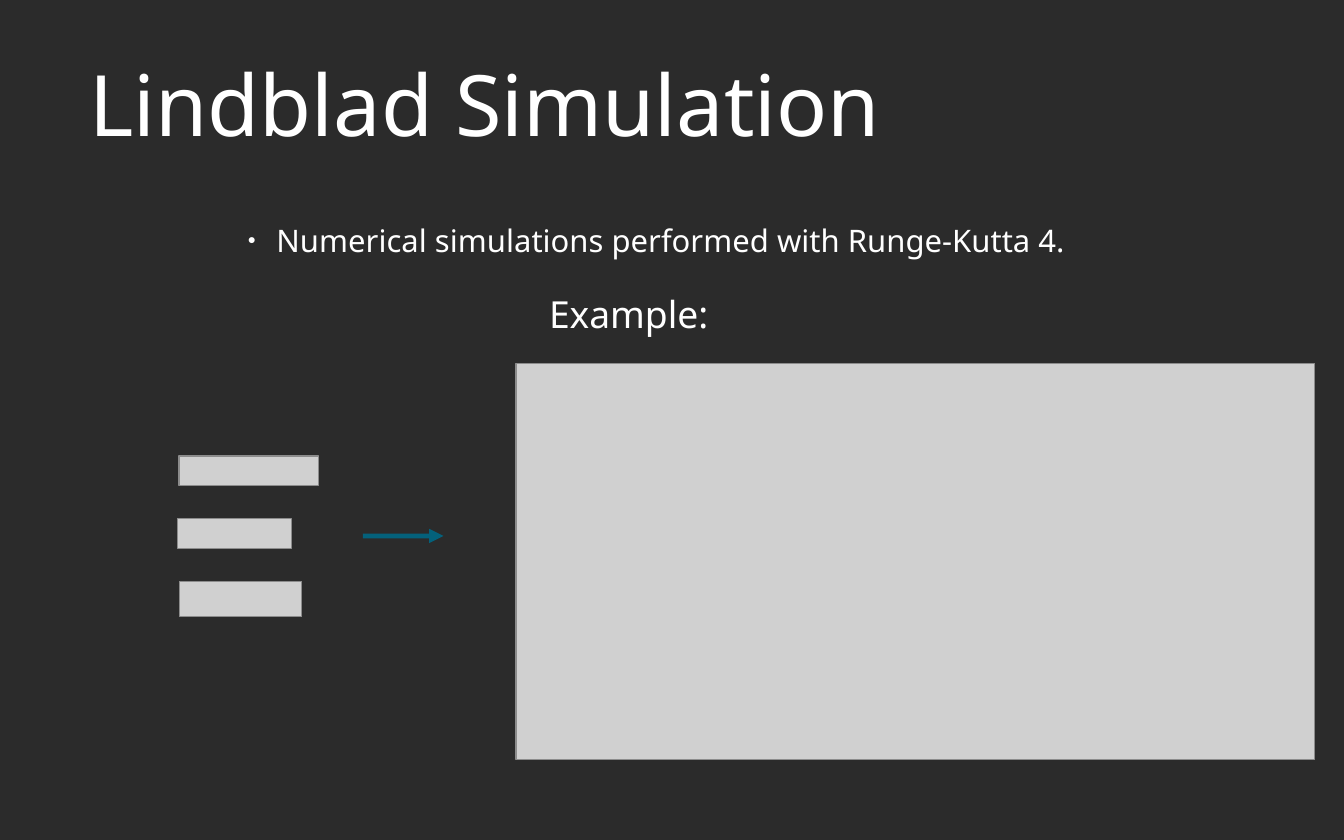
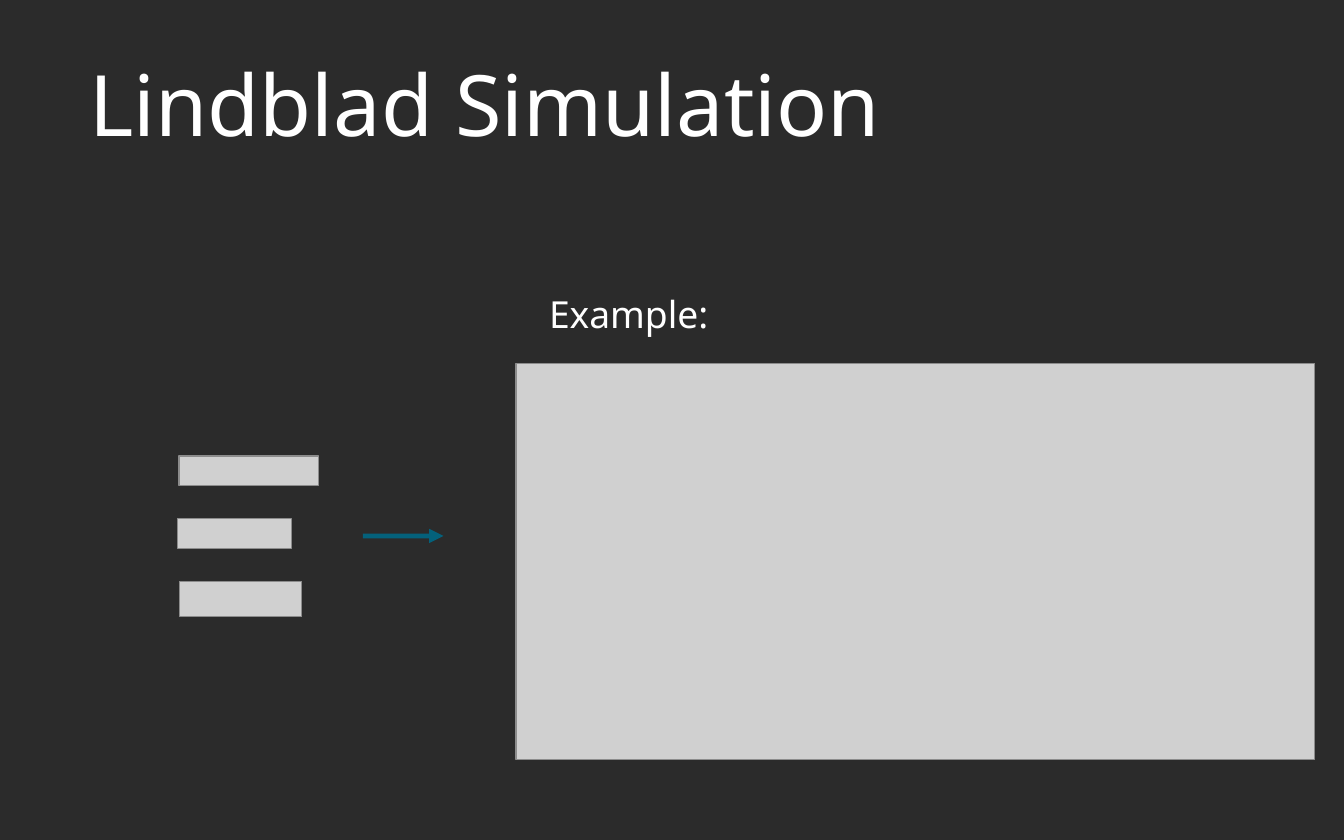
Before and after one commit to AGaliciaMartinez/Final-Project-Computational-Physics, a slide deck: slide 16 of presentation/NV_Carbons_presentation_asier.odp (slide 5 before the commit). Drawn at 1344x840 pixels with LibreOffice and Linux fonts; fonts in the diff are those of the drawing; grey boxes stand for pictures; background and template pictures are left out; a plain dark background stands for a picture behind light text. Boxes give left, top, right and bottom in pixels: in the first picture for what was removed or moved away, otherwise in the second. Text is boxed around its words. In the diff, an @@ line names an element or a change of style, - is before the commit and + after.

```diff
--- a/presentation/NV_Carbons_presentation_asier.odp
+++ b/presentation/NV_Carbons_presentation_asier.odp
@@ text removed at (276,228,1064,260) @@
-● Numerical simulations performed with Runge-Kutta 4.
```
Also in this commit, not shown: 6 other slides changed, 1 slide added, 1 slide removed.
